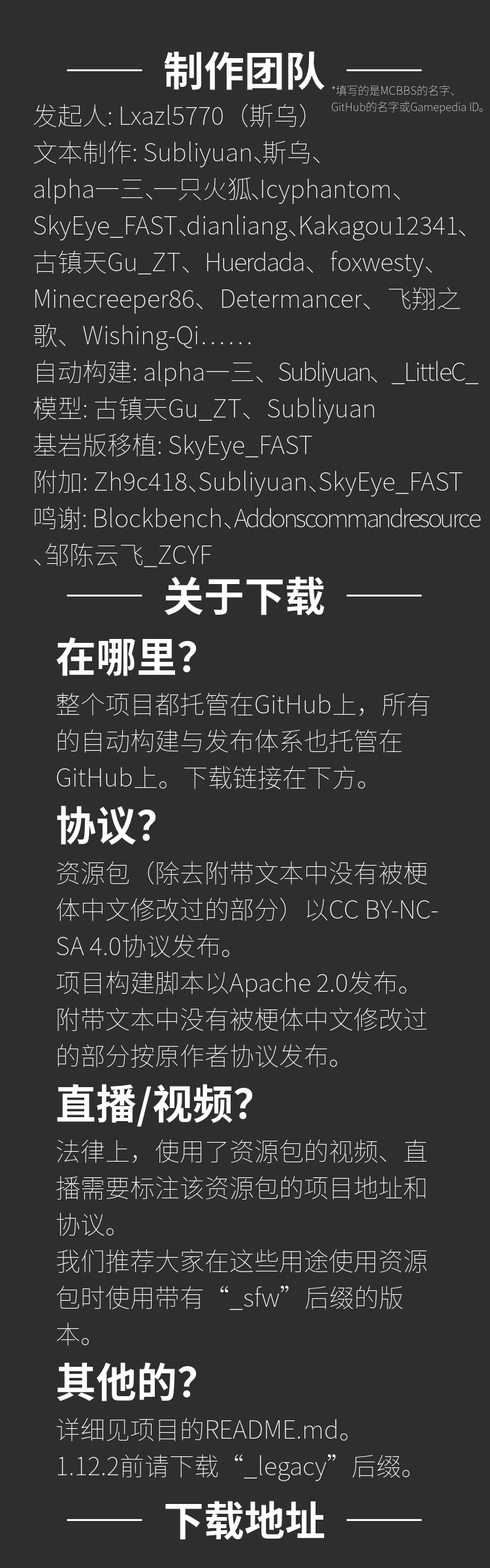
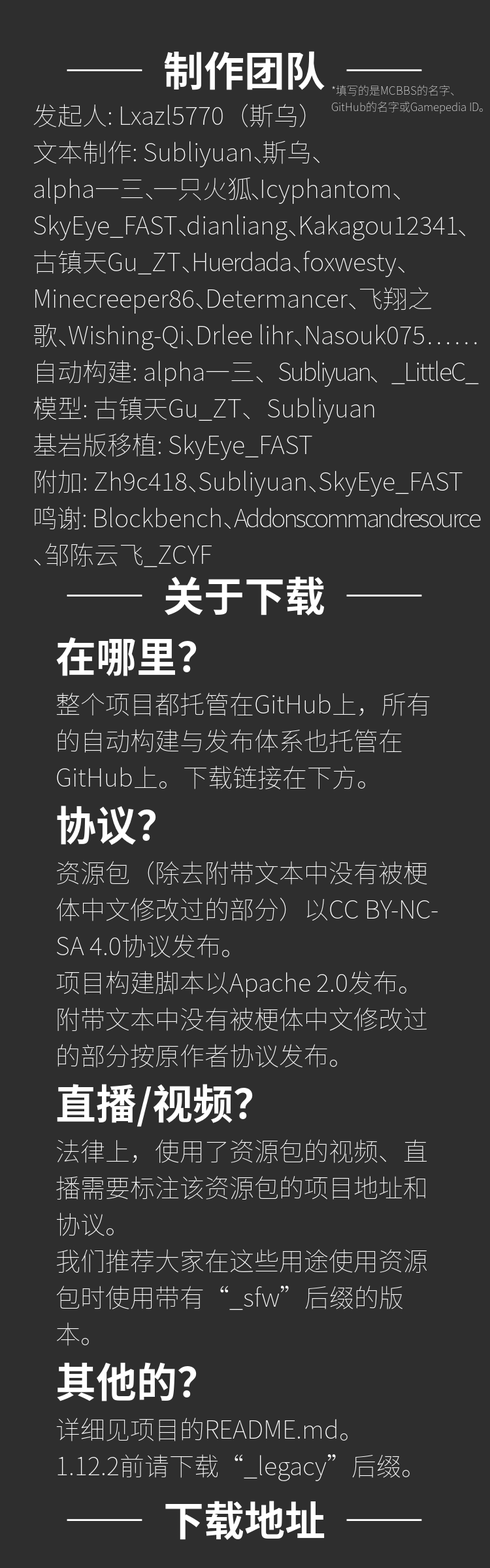
Layered file, before and after one edit (490 × 1568). Changes by layer:
painted on "发起人: Lxazl5770（斯乌） ..." over [left=68, top=250, right=477, bottom=351]
